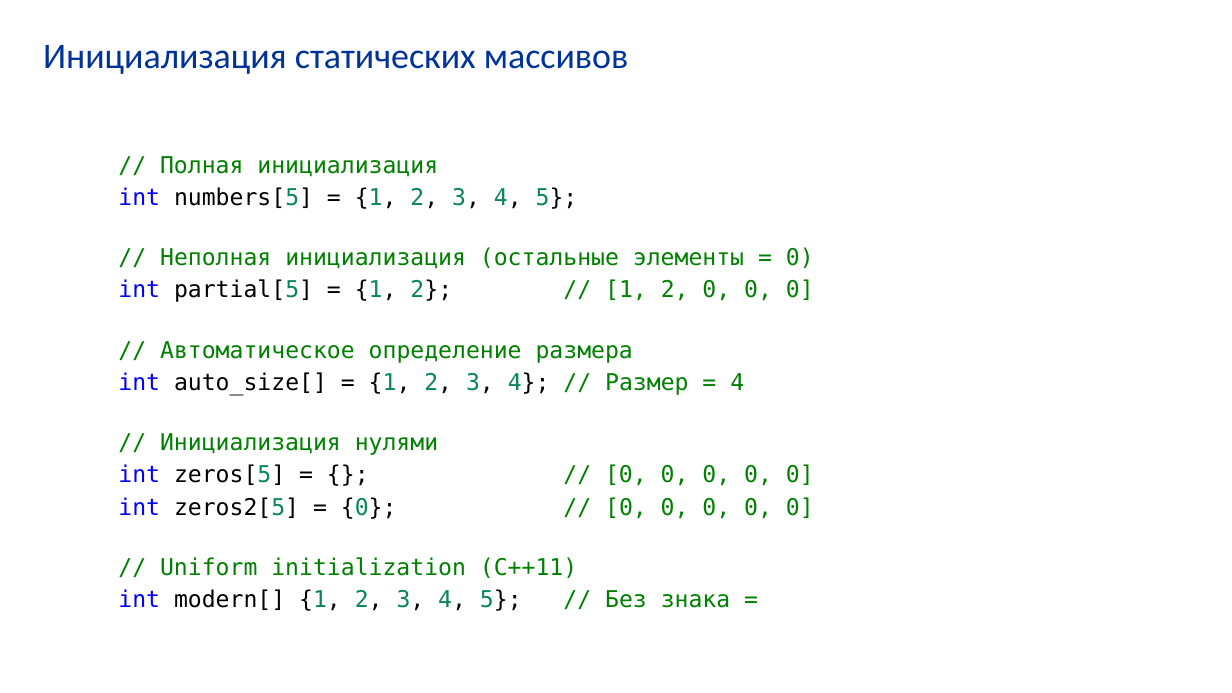
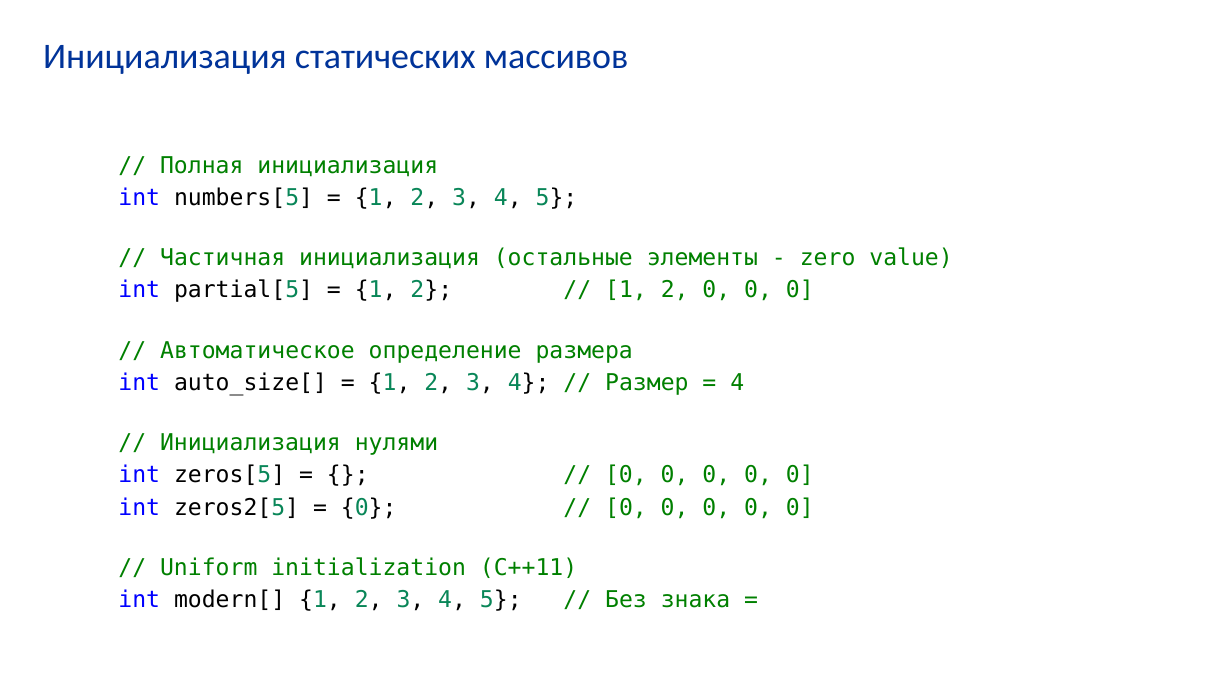
Before and after one commit to VladimirChabanov/alg_and_prog_2025, a slide deck: slide 27 of 01_lectures/lecture_06/presentation_cpp.pptx. Drawn at 1232x693 pixels with LibreOffice and Linux fonts; fonts in the diff are those of the drawing. Boxes give left, top, right and bottom in pixels: in the first picture for what was removed or moved away, otherwise in the second. Text is boxed around its words. In the diff, an @@ line names an element or a change of style, - is before the commit and + after.

```diff
--- a/01_lectures/lecture_06/presentation_cpp.pptx
+++ b/01_lectures/lecture_06/presentation_cpp.pptx
@@ text at (x1=160, y1=247, x2=952, y2=269): text changed @@
-// Неполная инициализация (остальные элементы = 0)
+// Частичная инициализация (остальные элементы - zero value)
```
Also in this commit, not shown: 11 other slides changed, 1 slide added, 2 slides removed, 2 other files.
